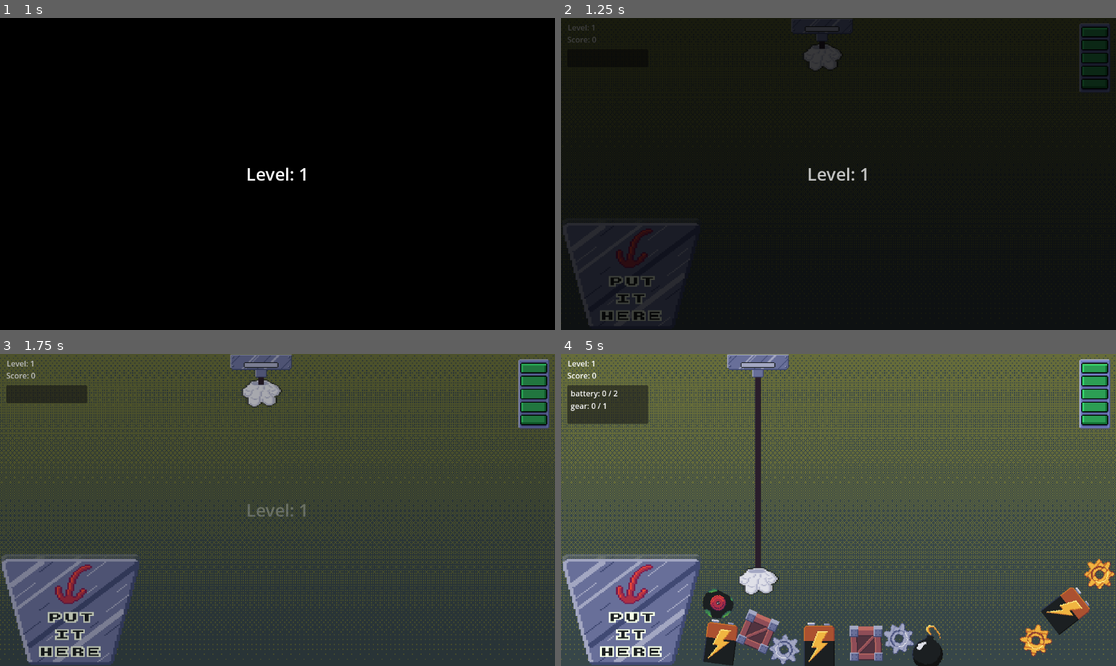
Above: before the commit, frames 1-4 (two rows, left to right).
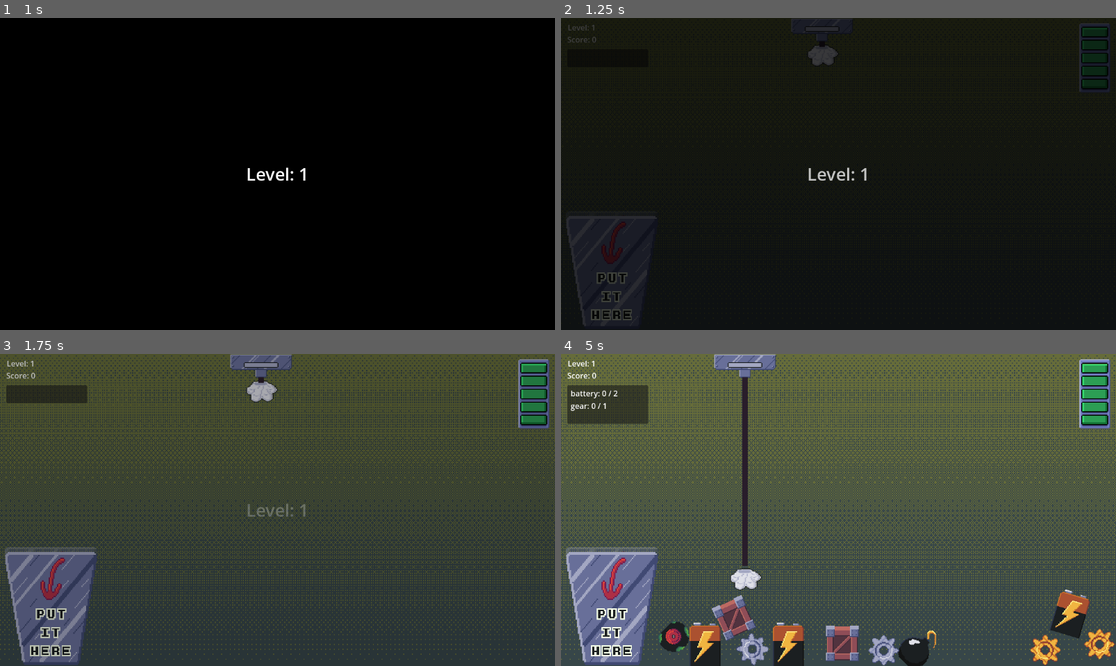
Above: after the commit, the same moments.

Repository: geuresti/mini_jam_214
Game: Godot game, scene res://Scenes/level.tscn
Same seed, same stepped clock (60 frames per second), same inputs: the game is played once before the commit and once after it. The engine's default icon, where the game draws it, is replaced by a stand-in: a white triangle on a blue panel in a dark square.
Inputs (mouse positions are in pixels of both pictures, inside the frame that each line leads up to):
- Up to frame 1 (1 s): move the mouse to (399, 158) at 0.52 s; hold D (right) from 0.53 s (still down); tap Space (activate) at 0.6 s
- Up to frame 2 (1.25 s): keep holding D (right)
- Up to frame 3 (1.75 s): move the mouse to (166, 525) at 1.27 s; release D (right) at 1.28 s; hold Down (ui_down) from 1.28 s (still down); tap Space (activate) at 1.35 s
- Up to frame 4 (5 s): move the mouse to (894, 441) at 2.02 s; release Down (ui_down) at 2.03 s; hold D (right) 2.03-2.78 s; tap Space (activate) every 0.75 s from 2.1 to 4.35 s; move the mouse to (810, 572) at 2.77 s; hold Up (ui_up) 2.78-3.53 s; move the mouse to (1005, 556) at 3.52 s; hold A (left) from 3.53 s (still down); move the mouse to (672, 463) at 4.27 s

Frame 1 is identical in both runs. In frame 2, 1.5% of the frame differs, in the area x 0-51%, y 8-99%; in frame 3, 5.8%; in frame 4, 15%, in the area x 0-100%, y 0-100%.

Commit message:
Sound Effects
Added sound effects

Diff:
--- a/Scenes/Items/energy_bar.tscn
+++ b/Scenes/Items/energy_bar.tscn
@@ -10,7 +10,7 @@
 size = Vector2(58, 17)
 
 [node name="EnergyBarItem" instance=ExtResource("1_wk7tf")]
-energy = 15
+energy = 18
 item_type = "energy bar"
 
 [node name="Sprite2D" parent="." index="0"]
--- a/Scenes/Items/item.tscn
+++ b/Scenes/Items/item.tscn
@@ -10,6 +10,8 @@
 size = Vector2(32, 45)
 
 [node name="Item" type="RigidBody2D"]
+contact_monitor = true
+max_contacts_reported = 1
 script = ExtResource("1_76mu4")
 
 [node name="Sprite2D" type="Sprite2D" parent="."]
@@ -23,4 +25,8 @@
 [node name="PhysicsCollisionShape" type="CollisionShape2D" parent="."]
 shape = SubResource("RectangleShape2D_u06aw")
 
+[node name="ItemImpact" type="AudioStreamPlayer" parent="."]
+volume_db = -20.0
+
+[connection signal="body_entered" from="." to="." method="_on_body_entered"]
 [connection signal="area_entered" from="GrabBox" to="." method="_on_grab_box_area_entered"]
--- a/Scenes/bucket.tscn
+++ b/Scenes/bucket.tscn
@@ -4,7 +4,7 @@
 [ext_resource type="Texture2D" uid="uid://dfxu13wriqs1x" path="res://Assets/bucket.png" id="2_dco0c"]
 
 [sub_resource type="RectangleShape2D" id="RectangleShape2D_hgwrd"]
-size = Vector2(61, 4.5)
+size = Vector2(77, 4.5)
 
 [sub_resource type="RectangleShape2D" id="RectangleShape2D_b0qqc"]
 size = Vector2(4.42443, 75.1862)
@@ -13,7 +13,7 @@
 size = Vector2(4, 75.0634)
 
 [sub_resource type="RectangleShape2D" id="RectangleShape2D_fl0yo"]
-size = Vector2(59, 34)
+size = Vector2(81, 24)
 
 [sub_resource type="RectangleShape2D" id="RectangleShape2D_7pcy1"]
 size = Vector2(100, 2)
@@ -39,7 +39,7 @@
 position = Vector2(17, 0)
 
 [node name="CollisionShape2D" type="CollisionShape2D" parent="BucketFloor"]
-position = Vector2(30.5, -1.75)
+position = Vector2(30.5, -40.75)
 shape = SubResource("RectangleShape2D_hgwrd")
 
 [node name="BucketLeftWall" type="StaticBody2D" parent="."]
@@ -60,7 +60,7 @@
 
 [node name="CollisionShape2D" type="CollisionShape2D" parent="ScoreZone"]
 modulate = Color(1, 0.388001, 0.576384, 1)
-position = Vector2(47.5, -19)
+position = Vector2(47.5, -55)
 shape = SubResource("RectangleShape2D_fl0yo")
 
 [node name="ClawBoundary" type="Area2D" parent="." groups=["Structure"]]
--- a/Scenes/claw.tscn
+++ b/Scenes/claw.tscn
@@ -6,19 +6,20 @@
 [ext_resource type="Texture2D" uid="uid://de6n76ytuouhf" path="res://Assets/claw_cable.png" id="3_5xjfu"]
 
 [sub_resource type="RectangleShape2D" id="RectangleShape2D_p07vi"]
-size = Vector2(8, 8)
+size = Vector2(34, 65)
 
 [sub_resource type="RectangleShape2D" id="RectangleShape2D_8412e"]
-size = Vector2(120, 32)
+size = Vector2(92, 32)
 
-[sub_resource type="RectangleShape2D" id="RectangleShape2D_rnn4h"]
+[sub_resource type="CircleShape2D" id="CircleShape2D_rnn4h"]
+radius = 2.0
 
 [node name="Claw" type="CharacterBody2D"]
 z_index = 100
 script = ExtResource("1_8412e")
 
 [node name="CollisionShape2D" type="CollisionShape2D" parent="."]
-position = Vector2(0, -50)
+position = Vector2(0, -82.5)
 shape = SubResource("RectangleShape2D_p07vi")
 
 [node name="ClawBodySprite" type="Sprite2D" parent="."]
@@ -30,23 +31,23 @@
 scale = Vector2(0.5, 0.25)
 
 [node name="ClawSprite" type="Sprite2D" parent="ClawPart"]
-position = Vector2(4, 0)
-scale = Vector2(5.6, 7)
+position = Vector2(4, -16)
+scale = Vector2(4.4, 5.5)
 texture = ExtResource("2_8412e")
 
 [node name="ClawHitBox" type="Area2D" parent="ClawPart" groups=["Claw"]]
 position = Vector2(0, 34)
 
 [node name="CollisionShape2D" type="CollisionShape2D" parent="ClawPart/ClawHitBox"]
-position = Vector2(0, 8)
+position = Vector2(0, 12)
 shape = SubResource("RectangleShape2D_8412e")
 
 [node name="ClawCollisionShape" type="CollisionShape2D" parent="ClawPart"]
 position = Vector2(0, -128)
-shape = SubResource("RectangleShape2D_rnn4h")
+shape = SubResource("CircleShape2D_rnn4h")
 
 [node name="PinJoint2D" type="PinJoint2D" parent="ClawPart/ClawCollisionShape"]
-position = Vector2(0, 60)
+position = Vector2(0, 12)
 scale = Vector2(2, 4)
 node_a = NodePath("../../..")
 
--- a/Scenes/level.tscn
+++ b/Scenes/level.tscn
@@ -7,9 +7,15 @@
 [ext_resource type="PackedScene" uid="uid://oo8fgpx34kmi" path="res://Scenes/bucket.tscn" id="3_6phgx"]
 [ext_resource type="Texture2D" uid="uid://cm532s7cwy3xy" path="res://Assets/blank_button.png" id="3_8c0lf"]
 [ext_resource type="Texture2D" uid="uid://bmjjh3u0opv67" path="res://Assets/blank_button_pressed.png" id="4_754fn"]
+[ext_resource type="Script" uid="uid://bqk7bo457rxyr" path="res://Scripts/sound_container.gd" id="8_754fn"]
+[ext_resource type="AudioStream" uid="uid://c37wl7clxbcpj" path="res://Assets/Sounds/Mini Jam 214 - One More Time - Soundtrack.wav" id="9_bvt00"]
+[ext_resource type="AudioStream" uid="uid://nyk0at028ack" path="res://Assets/Sounds/ItemFallIntoBox.wav" id="10_oqgf2"]
+[ext_resource type="AudioStream" uid="uid://bn6cq5cvr7swd" path="res://Assets/Sounds/ButtonClick_02.wav" id="11_qxfql"]
+[ext_resource type="AudioStream" uid="uid://bhnk8t6plu50o" path="res://Assets/Sounds/ClawMoving_01.wav" id="12_ha31o"]
+[ext_resource type="AudioStream" uid="uid://der31lj8uuu45" path="res://Assets/Sounds/Grab_01.wav" id="13_pa6b8"]
 
 [sub_resource type="RectangleShape2D" id="RectangleShape2D_81xng"]
-size = Vector2(730, 120)
+size = Vector2(811, 77)
 
 [sub_resource type="RectangleShape2D" id="RectangleShape2D_k5f4k"]
 size = Vector2(1154, 20)
@@ -152,14 +158,14 @@
 monitorable = false
 
 [node name="ItemSpawnAreaShape" type="CollisionShape2D" parent="ItemSpawnArea"]
-position = Vector2(0, 28)
+position = Vector2(-40.5, 49.5)
 shape = SubResource("RectangleShape2D_81xng")
 
 [node name="ItemManager" type="Node2D" parent="ItemSpawnArea"]
 
 [node name="Bucket" parent="." instance=ExtResource("3_6phgx")]
-position = Vector2(3, 648)
-scale = Vector2(3, 3)
+position = Vector2(10, 648)
+scale = Vector2(2, 3.2)
 
 [node name="Floor" type="StaticBody2D" parent="."]
 position = Vector2(576, 655)
@@ -188,4 +194,31 @@
 position = Vector2(-10, 328)
 shape = SubResource("RectangleShape2D_6phgx")
 
+[node name="SoundController" type="Node" parent="."]
+script = ExtResource("8_754fn")
+
+[node name="BackgroundMusic" type="AudioStreamPlayer" parent="SoundController"]
+stream = ExtResource("9_bvt00")
+volume_db = -10.0
+
+[node name="Grab" type="AudioStreamPlayer" parent="SoundController"]
+volume_db = -5.0
+
+[node name="ItemCaptured" type="AudioStreamPlayer" parent="SoundController"]
+stream = ExtResource("10_oqgf2")
+volume_db = -10.0
+
+[node name="ButtonPressed" type="AudioStreamPlayer" parent="SoundController"]
+stream = ExtResource("11_qxfql")
+volume_db = -5.0
+
+[node name="ClawMoving" type="AudioStreamPlayer" parent="SoundController"]
+stream = ExtResource("12_ha31o")
+volume_db = -20.0
+autoplay = true
+
+[node name="ItemSpawn" type="AudioStreamPlayer" parent="SoundController"]
+stream = ExtResource("13_pa6b8")
+volume_db = -15.0
+
 [connection signal="pressed" from="HUD_Container/GameOverUI/VBoxContainer/MainMenuButton" to="." method="_on_main_menu_button_pressed"]
--- a/Scripts/bucket.gd
+++ b/Scripts/bucket.gd
@@ -7,14 +7,12 @@
 	if area.is_in_group("Item"):
 		detected_item = area
 
-		# If the item has been in the bucket for one second, score it
+		# If the item has been in the bucket after a small delay, score it
 		# This prevents items from being scored if they bounce out
 		await get_tree().create_timer(0.25).timeout
 
-		if area == detected_item:
-			# Call the item's captured() function
+		if is_instance_valid(detected_item):
 			detected_item.get_parent().captured()
-			detected_item = null
 
 # If the item bounces out of the area, update detected_item
 func _on_score_zone_area_exited(area: Area2D) -> void:
--- a/Scripts/claw.gd
+++ b/Scripts/claw.gd
@@ -1,8 +1,13 @@
 extends CharacterBody2D
 
-@export var move_speed = 250
+signal play_claw_grab_sound
+signal play_claw_moving_sound
+signal stop_claw_moving_sound
+
 @onready var claw_part = $ClawPart
 @onready var claw_hit_box = $ClawPart/ClawHitBox
+@onready var claw_hit_box_shape = $ClawPart/ClawHitBox/CollisionShape2D
+@onready var claw_body_collision_shape = $CollisionShape2D
 @onready var pin_joint = $ClawPart/ClawCollisionShape/PinJoint2D
 
 @onready var claw_sprite = $ClawPart/ClawSprite
@@ -23,6 +28,7 @@
 var holding_item = false
 var is_releasing = false
 
+var move_speed = 300
 var GRAB_COOLDOWN = 1
 var CLAW_GRAB_SPEED = 10
 
@@ -44,8 +50,12 @@
 	# this prevents items from getting stuck floating in the air
 	if holding_item or is_releasing:
 		claw_hit_box.monitoring = false
+		claw_hit_box_shape.disabled = true
+		claw_body_collision_shape.disabled = true
 	else:
 		claw_hit_box.monitoring = true
+		claw_hit_box_shape.disabled = false
+		claw_body_collision_shape.disabled = false
 
 	# If the claw is not current grabbing allow input
 	if not is_grabbing and Globals.game_state == "READY":
@@ -62,6 +72,12 @@
 		else:
 			get_input()
 			move_and_slide()
+
+			# Signal to play a sound effect while the claw is moving
+			if velocity.x != 0:
+				emit_signal("play_claw_moving_sound")
+			else:
+				emit_signal("stop_claw_moving_sound")
 
 # Up and Down are unused (Need to fix)
 func get_input() -> void:
@@ -122,9 +138,11 @@
 
 # An area overlapped with the claw's hitbox (either an Item or a Strcture)
 func _on_claw_hit_box_area_entered(area: Area2D) -> void:
-	if not holding_item:
+	if not holding_item and is_lowering:
 		if area.is_in_group("Item"):
 			holding_item = true
+			# Signal for grabbing sound effect
+			emit_signal("play_claw_grab_sound")
 			claw_sprite.texture = closed_hand_texture
 		is_lowering = false
 
--- a/Scripts/globals.gd
+++ b/Scripts/globals.gd
@@ -2,6 +2,8 @@
 
 signal next_level
 signal game_over(level, score)
+
+signal play_item_captured_sound
 
 # Placing these here allows the claw.gd and item.gd scripts to communicate
 var PIN_JOINT : PinJoint2D
@@ -41,8 +43,10 @@
 		emit_signal("game_over", level, score)
 
 # Update player energy, score, score label, items captured
-func player_captured_item(points_value: int, energy_value: int, item_type: String) -> void:
+func player_captured_item(points_value: int, energy_value: int, item_type: String) -> bool:
 	score += points_value
+
+	emit_signal("play_item_captured_sound")
 
 	# Instruct the HUD to update energy and the energy progress bar
 	update_energy_helper(energy_value)
@@ -60,6 +64,8 @@
 	if check_if_level_complete():
 		await get_tree().create_timer(1).timeout
 		next_level_transition()
+
+	return true
 
 func update_score_label_helper(prev_score) -> void: HUD.update_score_label(prev_score)
 
--- a/Scripts/item.gd
+++ b/Scripts/item.gd
@@ -1,4 +1,14 @@
 extends RigidBody2D
+
+@onready var item_impact_player = $ItemImpact
+
+var item_impact_sounds = [
+	preload("res://Assets/Sounds/Fall_01.wav"),
+	preload("res://Assets/Sounds/Fall_02.wav"),
+	preload("res://Assets/Sounds/Fall_03.wav"),
+	preload("res://Assets/Sounds/Fall_04.wav"),
+	preload("res://Assets/Sounds/Fall_Best.wav")
+]
 
 # The hitbox for the claw to detect
 @onready var grab_box = $GrabBox
@@ -45,5 +55,9 @@
 
 # Triggered when an item makes it into the bucket (this is called by bucket.gd)
 func captured() -> void:
-	Globals.player_captured_item(points, energy, item_type)
+	await Globals.player_captured_item(points, energy, item_type)
 	queue_free()
+
+func _on_body_entered(body: Node) -> void:
+	item_impact_player.stream = item_impact_sounds.pick_random()
+	item_impact_player.play()
--- a/Scripts/level.gd
+++ b/Scripts/level.gd
@@ -1,4 +1,8 @@
 extends Node2D
+
+signal play_item_spawn_sound
+signal level_transition
+signal play_button_pressed_sound
 
 @onready var level_floor = $Floor
 @onready var HUD = $HUD_Container/HUD
@@ -9,6 +13,8 @@
 @onready var item_spawn_area = $ItemSpawnArea
 @onready var item_spawn_area_shape = $ItemSpawnArea/ItemSpawnAreaShape
 @onready var item_manager = $ItemSpawnArea/ItemManager
+
+@onready var sound_controller = $SoundController
 
 @onready var preloaded_items = {
 	"screw": preload("res://Scenes/Items/screw_item.tscn"),
@@ -28,6 +34,15 @@
 var required_items_to_spawn = []
 
 func _ready() -> void:
+	# Connect audio signals to SoundContoller handlers
+	$Claw.play_claw_grab_sound.connect(sound_controller._play_claw_grab_sound)
+	$Claw.play_claw_moving_sound.connect(sound_controller._play_claw_moving_sound)
+	$Claw.stop_claw_moving_sound.connect(sound_controller._stop_claw_moving_sound)
+	play_item_spawn_sound.connect(sound_controller._play_item_spawn_sound)
+	level_transition.connect(sound_controller._play_item_captured_sound)
+	play_button_pressed_sound.connect(sound_controller._play_button_pressed_sound)
+	Globals.play_item_captured_sound.connect(sound_controller._play_item_captured_sound)
+
 	Globals.connect("next_level", _next_level_handler)
 	Globals.connect("game_over", _game_over_handler)
 	#level_floor.rotate(0.43)
@@ -48,6 +63,7 @@
 func _next_level_handler():
 	level_count_label.visible = false
 	transition_screen.visible = true
+	emit_signal("level_transition")
 	await fade_in_out(transition_screen, false, 1)
 	get_tree().reload_current_scene()
 
@@ -89,6 +105,7 @@
 		new_item.position = random_pos
 		item_manager.add_child(new_item)
 		new_item.scale = Vector2(1.25, 1.25)
+		emit_signal("play_item_spawn_sound")
 		await get_tree().create_timer(SPAWN_DELAY).timeout
 
 	# Then spawn the other randomized items
@@ -100,6 +117,7 @@
 
 		item_manager.add_child(new_item)
 		new_item.scale = Vector2(1.25, 1.25)
+		emit_signal("play_item_spawn_sound")
 		await get_tree().create_timer(SPAWN_DELAY).timeout
 
 	Globals.game_state = "READY"
@@ -130,3 +148,5 @@
 # WIP
 func _on_main_menu_button_pressed() -> void:
 	print("Main Menu Button Pressed")
+	emit_signal("play_button_pressed_sound")
+	await get_tree().create_timer(0.5).timeout
--- /dev/null
+++ b/Scripts/sound_container.gd
@@ -0,0 +1,52 @@
+extends Node
+
+# Receive signals in order to determine when to play sound effects
+
+@onready var background_music = $BackgroundMusic
+@onready var grab = $Grab
+@onready var item_captured = $ItemCaptured
+@onready var button_pressed = $ButtonPressed
+@onready var claw_moving = $ClawMoving
+@onready var item_spawn = $ItemSpawn
+
+var claw_grab_sounds = [
+	preload("res://Assets/Sounds/Grab_01.wav"),
+	preload("res://Assets/Sounds/Grab_02.wav"),
+	preload("res://Assets/Sounds/Grab_03.wav"),
+	preload("res://Assets/Sounds/Grab_04.wav"),
+]
+
+func _ready() -> void:
+	claw_moving.stream_paused = true
+	fade_in_background_music()
+
+# Fade the music in over small duration
+func fade_in_background_music() -> void:
+	# Start volume
+	background_music.volume_db = -20
+	background_music.play()
+	var tween = create_tween()
+	# End at -10 decibles over 3 seconds
+	tween.tween_property(
+		background_music,
+		"volume_db",
+		-20,
+		3
+	)
+
+func _play_item_captured_sound() -> void:
+	item_captured.play()
+
+func _play_claw_grab_sound() -> void:
+	grab.stream = claw_grab_sounds.pick_random()
+	grab.play()
+
+var claw_moving_audio_position = 0.0
+
+func _play_claw_moving_sound() -> void: claw_moving.stream_paused = false
+
+func _stop_claw_moving_sound() -> void: claw_moving.stream_paused = true
+
+func _play_item_spawn_sound() -> void: item_spawn.play()
+
+func _play_button_pressed_sound() -> void: button_pressed.play()
Not shown, changed: Assets/Sounds/ClawMoving_01.wav.import
Not shown, removed: Assets/Sounds/Fall_02.mp3.import
Not shown, added: Assets/Sounds/Fall_02.wav.import
Not shown, added: Assets/Sounds/Mini Jam 214 - One More Time - Soundtrack.wav.import
Not shown: 1 places in Scenes/level.tscn that only renumber resources
Not shown, added: Scripts/sound_container.gd.uid
Not shown, removed: Assets/Sounds/Fall_02.mp3
Not shown, added: Assets/Sounds/Fall_02.wav
Not shown, added: Assets/Sounds/Mini Jam 214 - One More Time - Soundtrack.wav
